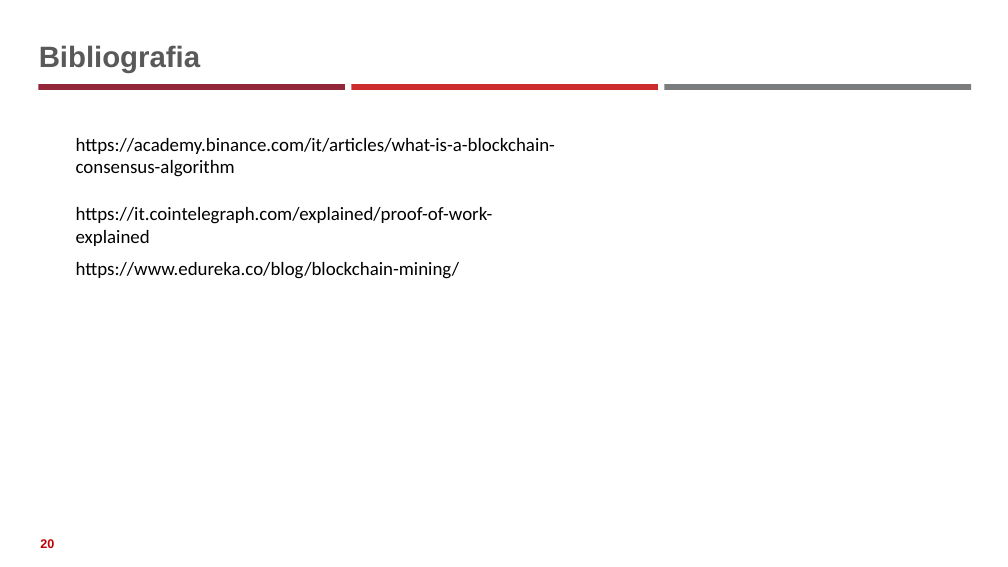
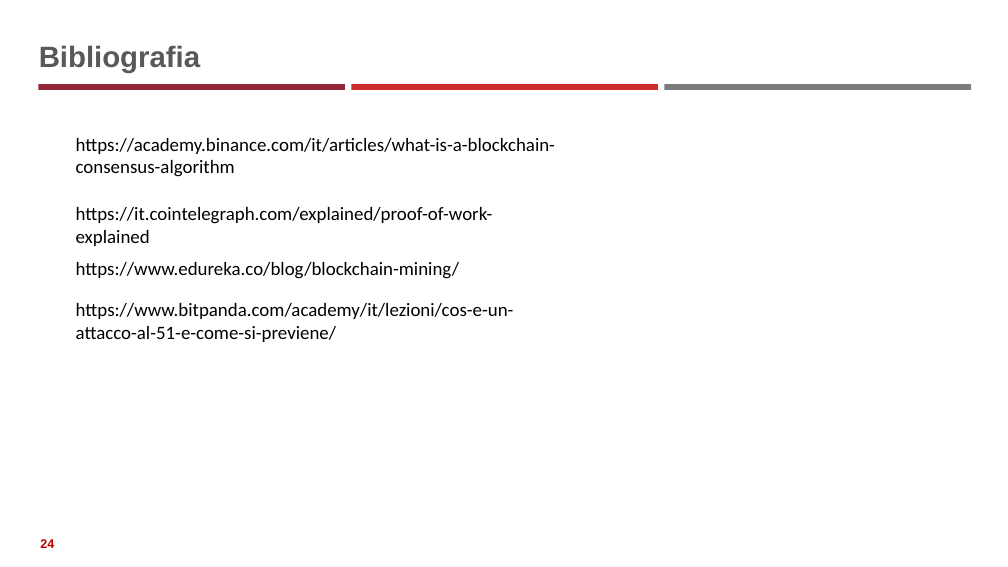
Before and after one commit to neural1977/data_science_interview_material, a slide deck: slide 24 of Assicurazioni/Algoritmi di consenso distribuito_ita.pptx (slide 20 before the commit). Drawn at 1008x567 pixels with LibreOffice and Linux fonts; fonts in the diff are those of the drawing. Boxes give left, top, right and bottom in pixels: in the first picture for what was removed or moved away, otherwise in the second. Text is boxed around its words. In the diff, an @@ line names an element or a change of style, - is before the commit and + after.

```diff
--- a/Assicurazioni/Algoritmi di consenso distribuito_ita.pptx
+++ b/Assicurazioni/Algoritmi di consenso distribuito_ita.pptx
@@ text added at <box>76,303,514,342</box>, 18 pt, text #000000 @@
+https://www.bitpanda.com/academy/it/lezioni/cos-e-un-attacco-al-51-e-come-si-previene/
@@ page number at <box>40,539,54,548</box>: text changed @@
-20
+24
```
Also in this commit, not shown: 13 other slides changed, 5 slides added, 1 slide removed, 26 other files.
